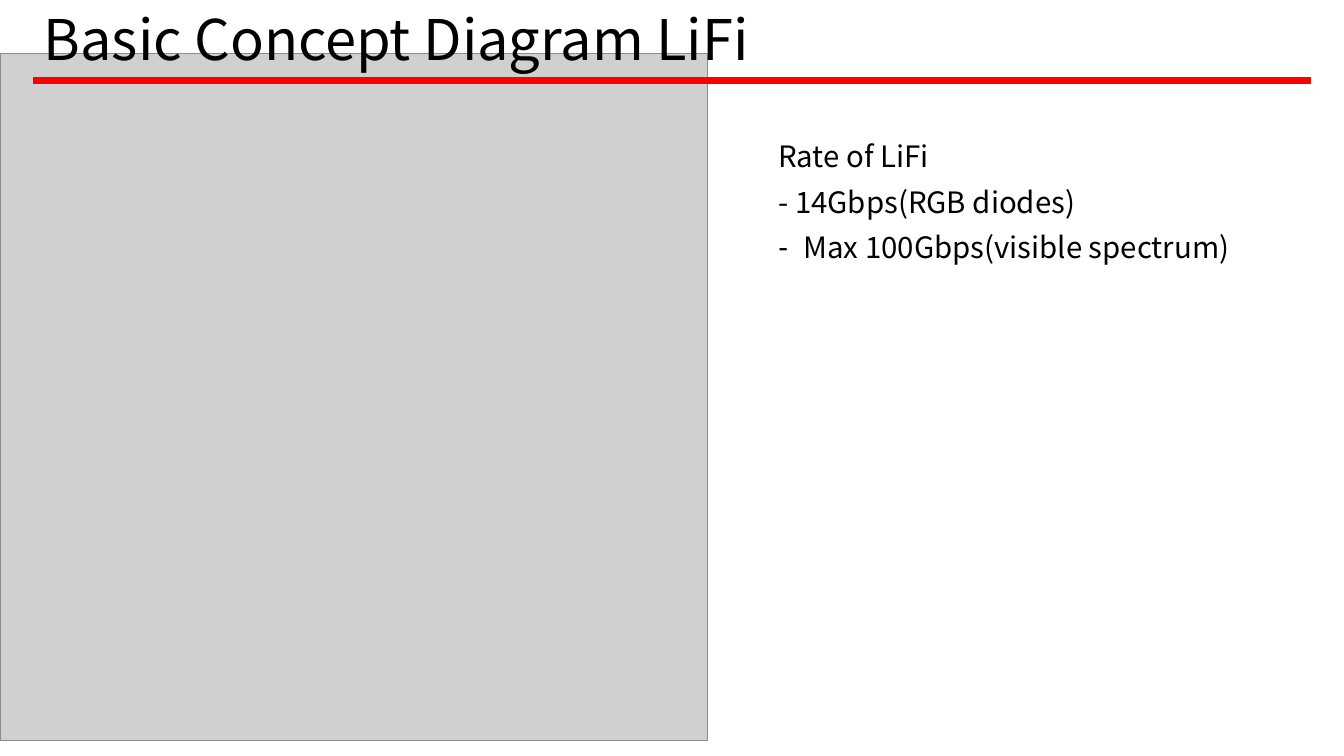
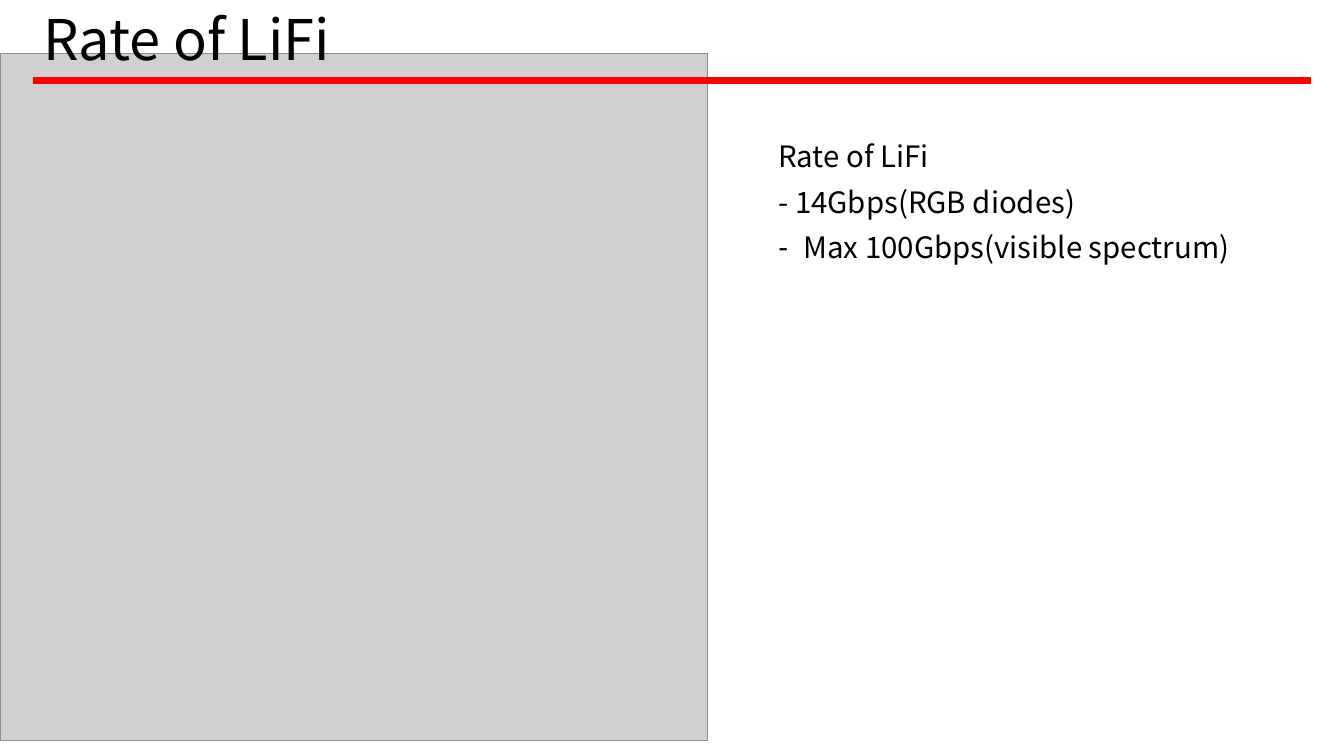
Before and after one commit to ms9648/Term_Project, a slide deck: slide 4 of Computer_Networking/LiFi.pptx. Drawn at 1344x756 pixels with LibreOffice and Linux fonts; fonts in the diff are those of the drawing; grey boxes stand for pictures. Boxes give left, top, right and bottom in pixels: in the first picture for what was removed or moved away, otherwise in the second. Text is boxed around its words. In the diff, an @@ line names an element or a change of style, - is before the commit and + after.

```diff
--- a/Computer_Networking/LiFi.pptx
+++ b/Computer_Networking/LiFi.pptx
@@ text at (44, 14, 330, 75): text changed @@
-Basic Concept Diagram LiFi
+Rate of LiFi
```
Also in this commit, not shown: 3 other slides changed.
